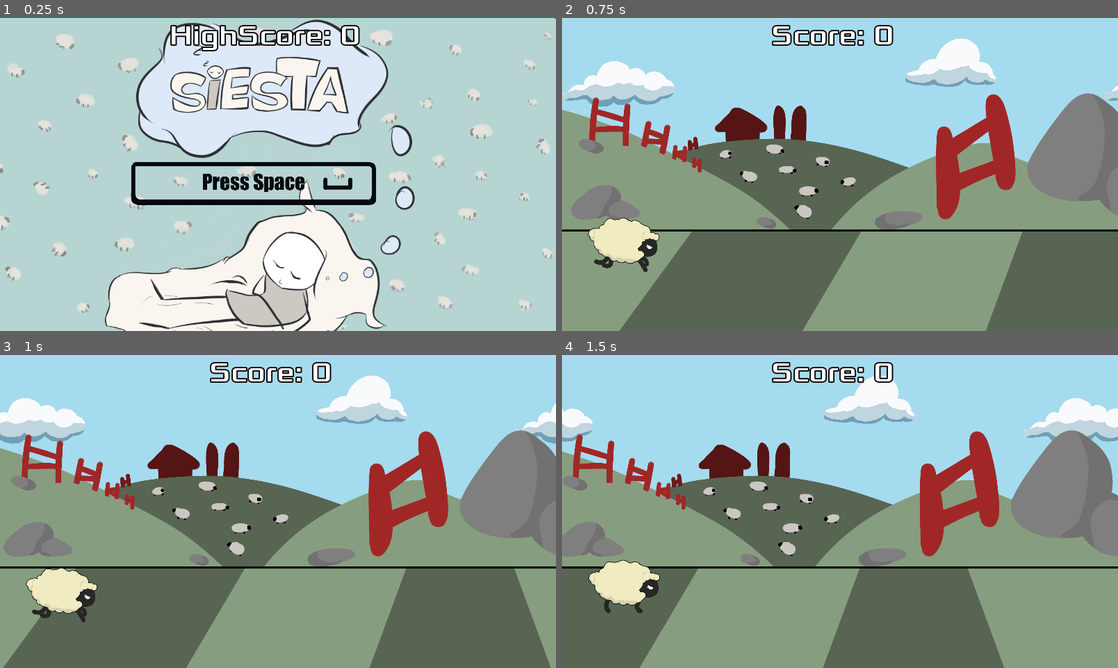
Above: before the commit, frames 1-4 (two rows, left to right).
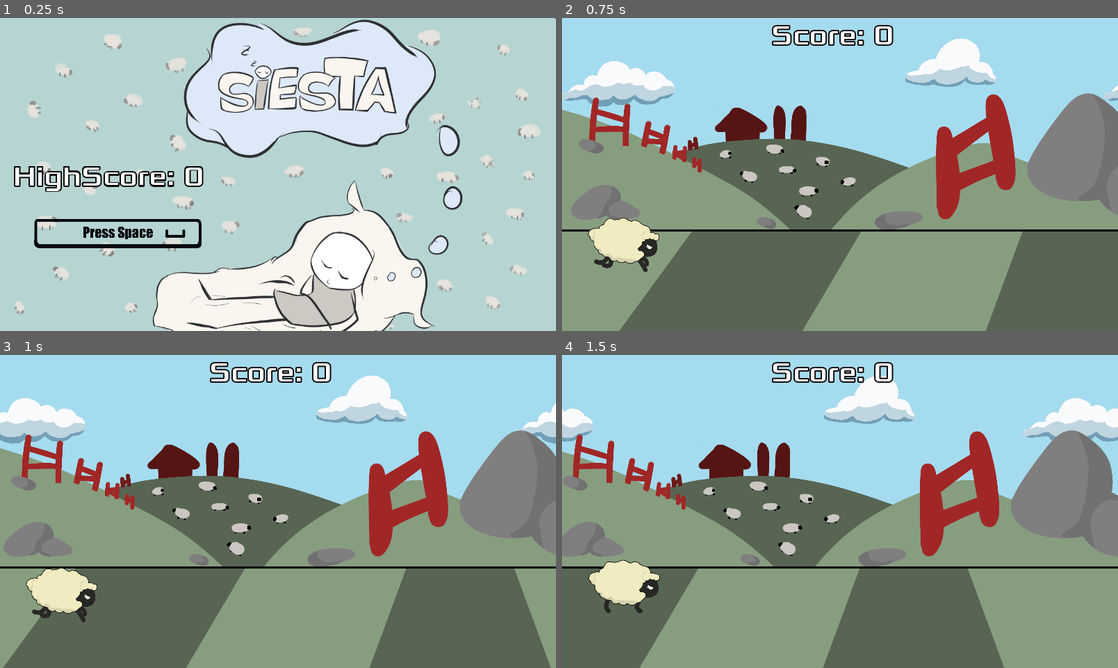
Above: after the commit, the same moments.

Repository: BigMakak/Game-Jam-Weekly-Siesta
Game: Godot game, scene res://Scenes/TittleScreen/TittleScreen.tscn
Same seed, same stepped clock (60 frames per second), same inputs: the game is played once before the commit and once after it.
Inputs:
- Up to frame 1 (0.25 s): no input
- Up to frame 2 (0.75 s): tap Enter at 0.5 s; tap Up (Jump_Keys) at 0.6 s
- Up to frame 3 (1 s): tap Up (Jump_Keys) at 0.77 s
- Up to frame 4 (1.5 s): tap Up (Jump_Keys) at 1.07, 1.35 s

The runs differ from the first frame. In frame 1, 35% of the frame differs, in the area x 0-100%, y 0-100%; in frame 2, nothing differs; in frame 3, nothing differs; in frame 4, nothing differs.

Commit message:
Coin sfx e musica trocada
Mudamos tambem a posição no menu

Diff:
--- a/Game/Area2D.gd
+++ /dev/null
@@ -1,15 +0,0 @@
-extends Area2D
-
-export var coin_speed = 400
-
-func _process(delta):
-	position.x -= coin_speed * delta
-
-
-func _on_VisibilityNotifier2D_screen_exited():
-	queue_free()
-
-
-func _on_Coin_body_entered(body):
-	get_tree().call_group("Player","coin_pickup")
-	queue_free()
--- a/Game/Coin.tscn
+++ /dev/null
@@ -1,29 +0,0 @@
-[gd_scene load_steps=4 format=2]
-
-[ext_resource path="res://Area2D.gd" type="Script" id=1]
-[ext_resource path="res://Art/sprites/moeda.png" type="Texture" id=2]
-
-[sub_resource type="CircleShape2D" id=1]
-
-[node name="Coin" type="Area2D" groups=[
-"obstacle",
-]]
-position = Vector2( 428.373, 243.165 )
-collision_layer = 8
-script = ExtResource( 1 )
-
-[node name="coinSprite" type="Sprite" parent="."]
-position = Vector2( -1.09473, -4.70956 )
-scale = Vector2( 0.231942, 0.231942 )
-texture = ExtResource( 2 )
-
-[node name="VisibilityNotifier2D" type="VisibilityNotifier2D" parent="."]
-position = Vector2( -2.59216, -3.39288 )
-scale = Vector2( 4.0412, 4.0412 )
-
-[node name="CollisionShape2D" type="CollisionShape2D" parent="."]
-position = Vector2( -1.54938, -4.29114 )
-scale = Vector2( 5.0704, 5.0704 )
-shape = SubResource( 1 )
-[connection signal="body_entered" from="." to="." method="_on_Coin_body_entered"]
-[connection signal="screen_exited" from="VisibilityNotifier2D" to="." method="_on_VisibilityNotifier2D_screen_exited"]
--- /dev/null
+++ b/Game/Scenes/Coin/Area2D.gd
@@ -0,0 +1,19 @@
+extends Area2D
+
+export var coin_speed = 400
+
+func _process(delta):
+	position.x -= coin_speed * delta
+
+
+func _on_VisibilityNotifier2D_screen_exited():
+	queue_free()
+
+
+func _on_Coin_body_entered(body):
+	#Aletar o jogador que apanhou uma coin
+
+	get_tree().call_group("Player","coin_pickup")
+
+	#Apagar o objecto
+	queue_free()
--- /dev/null
+++ b/Game/Scenes/Coin/Coin.tscn
@@ -0,0 +1,29 @@
+[gd_scene load_steps=4 format=2]
+
+[ext_resource path="res://Scenes/Coin/Area2D.gd" type="Script" id=1]
+[ext_resource path="res://Art/sprites/moeda.png" type="Texture" id=2]
+
+[sub_resource type="CircleShape2D" id=1]
+
+[node name="Coin" type="Area2D" groups=[
+"obstacle",
+]]
+position = Vector2( 428.373, 243.165 )
+collision_layer = 8
+script = ExtResource( 1 )
+
+[node name="coinSprite" type="Sprite" parent="."]
+position = Vector2( -1.09473, -4.70956 )
+scale = Vector2( 0.231942, 0.231942 )
+texture = ExtResource( 2 )
+
+[node name="VisibilityNotifier2D" type="VisibilityNotifier2D" parent="."]
+position = Vector2( -2.59216, -3.39288 )
+scale = Vector2( 4.0412, 4.0412 )
+
+[node name="CollisionShape2D" type="CollisionShape2D" parent="."]
+position = Vector2( -1.54938, -4.29114 )
+scale = Vector2( 5.0704, 5.0704 )
+shape = SubResource( 1 )
+[connection signal="body_entered" from="." to="." method="_on_Coin_body_entered"]
+[connection signal="screen_exited" from="VisibilityNotifier2D" to="." method="_on_VisibilityNotifier2D_screen_exited"]
--- a/Game/Scenes/Global/Global.tscn
+++ b/Game/Scenes/Global/Global.tscn
@@ -1,7 +1,7 @@
 [gd_scene load_steps=3 format=2]
 
 [ext_resource path="res://Scenes/Global/Global.gd" type="Script" id=1]
-[ext_resource path="res://Scenes/Global/jump higher run faster.ogg" type="AudioStream" id=2]
+[ext_resource path="res://Scenes/Global/No Copyright Background Music 30min LOOP.ogg" type="AudioStream" id=2]
 
 [node name="Global" type="Node"]
 script = ExtResource( 1 )
--- a/Game/Scenes/Main/Main.gd
+++ b/Game/Scenes/Main/Main.gd
@@ -1,7 +1,7 @@
 extends Node
 
 const OBSTACLE = preload("res://Scenes/Obstacles/Obstacle.tscn")
-const COIN = preload("res://Coin.tscn")
+const COIN = preload("res://Scenes/Coin/Coin.tscn")
 
 func _ready():
 	randomize()
--- a/Game/Scenes/Player/Player.gd
+++ b/Game/Scenes/Player/Player.gd
@@ -41,4 +41,5 @@
 	emit_signal("hit")
 
 func coin_pickup():
+	$ASPCoin.play()
 	Global.curr_score += 5
--- a/Game/Scenes/Player/Player.tscn
+++ b/Game/Scenes/Player/Player.tscn
@@ -18,6 +18,7 @@
 [ext_resource path="res://Scenes/Player/sprites/ovelha correndo/ovelha correndo 3.png" type="Texture" id=16]
 [ext_resource path="res://Scenes/Player/sprites/ovelha pulao/ovelha bb jump2.png" type="Texture" id=17]
 [ext_resource path="res://Scenes/Player/SFX_Jump_22.wav" type="AudioStream" id=18]
+[ext_resource path="res://Scenes/Player/Coin-SFX.wav" type="AudioStream" id=19]
 
 [sub_resource type="SpriteFrames" id=1]
 animations = [ {
@@ -26,14 +27,14 @@
 "name": "up",
 "speed": 10.0
 }, {
+"frames": [ ExtResource( 2 ), ExtResource( 7 ), ExtResource( 16 ), ExtResource( 6 ), ExtResource( 8 ), ExtResource( 5 ) ],
+"loop": true,
+"name": "walk",
+"speed": 10.0
+}, {
 "frames": [ ExtResource( 10 ), ExtResource( 9 ), ExtResource( 11 ), ExtResource( 13 ) ],
 "loop": false,
 "name": "down",
-"speed": 10.0
-}, {
-"frames": [ ExtResource( 2 ), ExtResource( 7 ), ExtResource( 16 ), ExtResource( 6 ), ExtResource( 8 ), ExtResource( 5 ) ],
-"loop": true,
-"name": "walk",
 "speed": 10.0
 } ]
 
@@ -67,3 +68,8 @@
 stream = ExtResource( 18 )
 volume_db = -2.0
 mix_target = 1
+
+[node name="ASPCoin" type="AudioStreamPlayer" parent="."]
+stream = ExtResource( 19 )
+volume_db = 1.0
+mix_target = 1
--- a/Game/Scenes/TittleScreen/TittleScreen.tscn
+++ b/Game/Scenes/TittleScreen/TittleScreen.tscn
@@ -37,9 +37,9 @@
 anchor_top = 0.5
 anchor_right = 0.5
 anchor_bottom = 0.5
-margin_left = -756.0
+margin_left = -645.529
 margin_top = -359.0
-margin_right = 583.0
+margin_right = 693.471
 margin_bottom = 310.0
 rect_scale = Vector2( 1.07506, 1.07506 )
 texture = ExtResource( 3 )
@@ -93,9 +93,10 @@
 [node name="HighScoreText" type="Label" parent="."]
 anchor_left = 0.5
 anchor_right = 0.5
-margin_left = -250.5
-margin_right = 84.5
-margin_bottom = 78.0
+margin_left = -610.423
+margin_top = 324.287
+margin_right = -275.423
+margin_bottom = 402.287
 custom_fonts/font = SubResource( 1 )
 text = "Highscore"
 __meta__ = {
@@ -103,10 +104,14 @@
 }
 
 [node name="Press Space" type="TextureRect" parent="."]
-margin_left = 290.409
-margin_top = 323.759
-margin_right = 881.409
-margin_bottom = 436.759
+anchor_left = 0.5
+anchor_top = 0.5
+anchor_right = 0.5
+anchor_bottom = 0.5
+margin_left = -568.55
+margin_top = 96.9166
+margin_right = -165.55
+margin_bottom = 173.917
 texture = ExtResource( 5 )
 expand = true
 __meta__ = {
Binary file added: Game/Art/BG_sleep_ALT.png
Not shown, added: Game/Art/BG_sleep_ALT.png.import
Binary file removed: Game/Art/Siesta-Stock.jpg
Binary file removed: Game/Art/view-2546021_1280.png
Not shown, added: Game/Scenes/Global/No Copyright Background Music 30min LOOP.ogg.import
Not shown, removed: Game/Scenes/Global/jump higher run faster.ogg.import
Not shown, added: Game/Scenes/Player/Coin-SFX.wav.import
Not shown: 1 places in Game/Scenes/Player/Player.tscn that only renumber resources
Not shown, added: Game/Scenes/Global/No Copyright Background Music 30min LOOP.ogg
Not shown, removed: Game/Scenes/Global/jump higher run faster.ogg
Not shown, added: Game/Scenes/Player/Coin-SFX.wav
